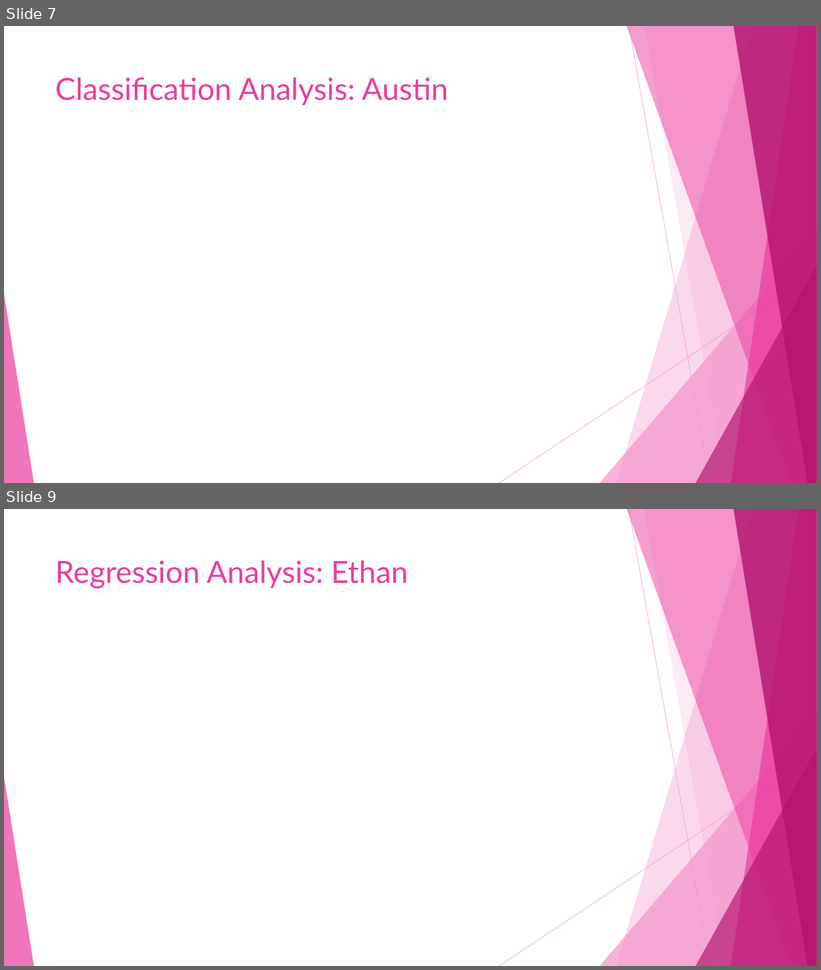
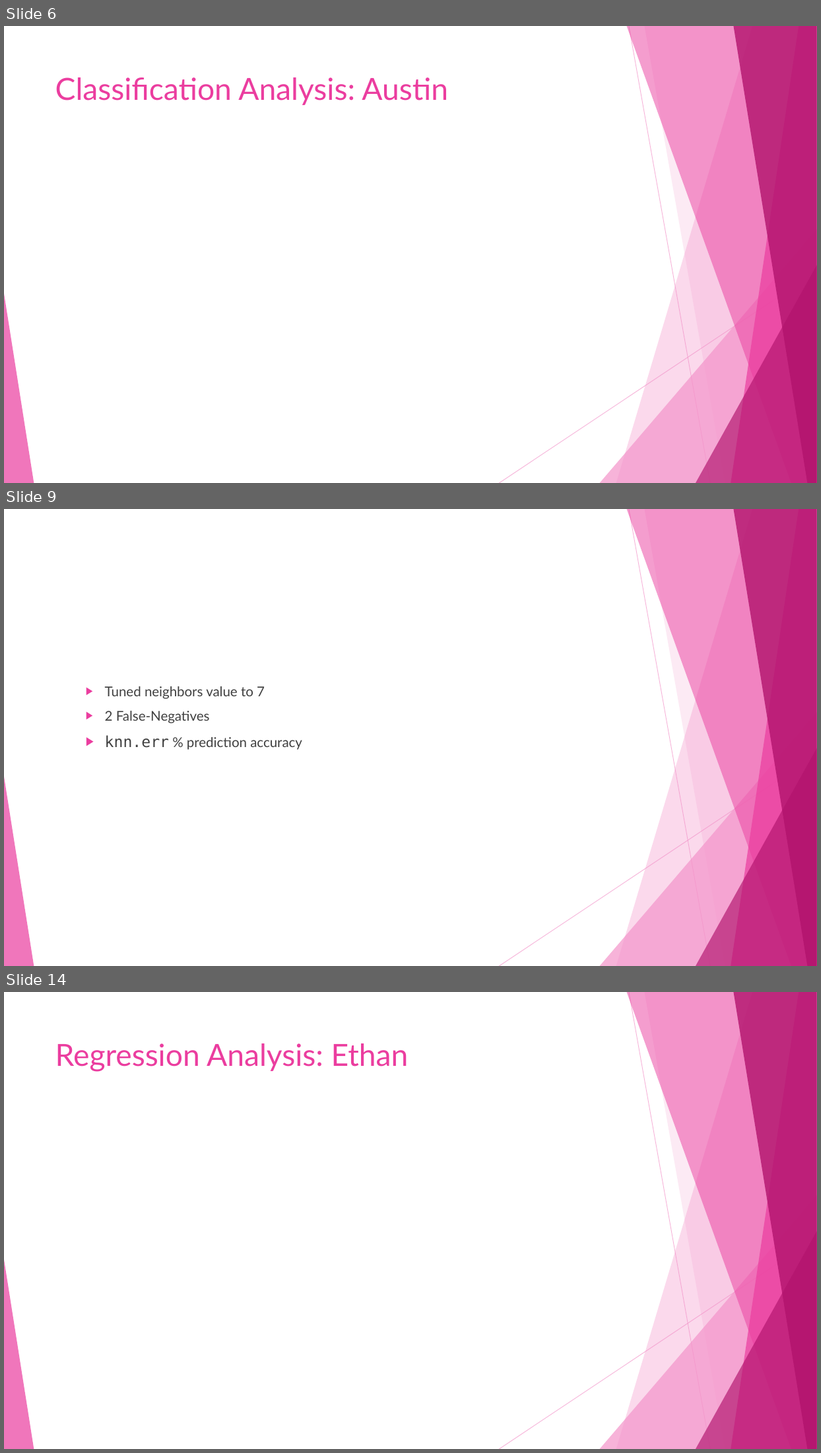
Before and after one commit to dlaposata/Breast_Cancer_Analysis, a slide deck: powerpoint.pptx. Shown one above the other, each under a label of ours: slides 7 and 9 before the commit, slides 6, 9 and 14 after it; the slides between them are not shown. The pictures are 821x970 and 821x1453 pixels, drawn with LibreOffice and Linux fonts; fonts in the diff are those of the drawing. Boxes give left, top, right and bottom in pixels: in the first picture for what was removed or moved away, otherwise in the second. Text is boxed around its words. In the diff, an @@ line names an element or a change of style, - is before the commit and + after.

```diff
--- a/powerpoint.pptx
+++ b/powerpoint.pptx
@@ slide 9 added at [4, 509, 817, 966], background #FFFFFF; not listed: 10 template elements that a slide beside it also shows @@
@@ text added at [105, 687, 302, 750], 16 pt, text #404040 @@
+  ▶ Tuned neighbors value to 7
+  ▶ 2 False-Negatives
+  ▶ knn.err % prediction accuracy
@@ what was slide 7 is now slide 6 @@
@@ what was slide 9 is now slide 14 @@
```
Also in this commit, not shown: 1 slide changed, 4 other slides added, 2 other files.
